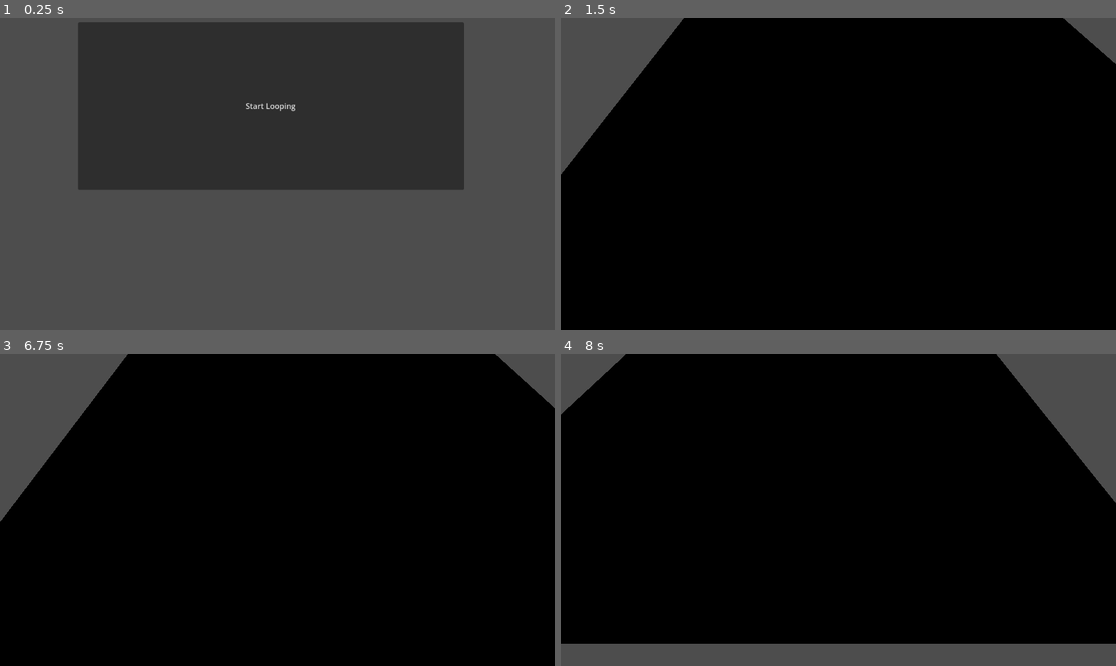
Above: before the commit, frames 1-4 (two rows, left to right).
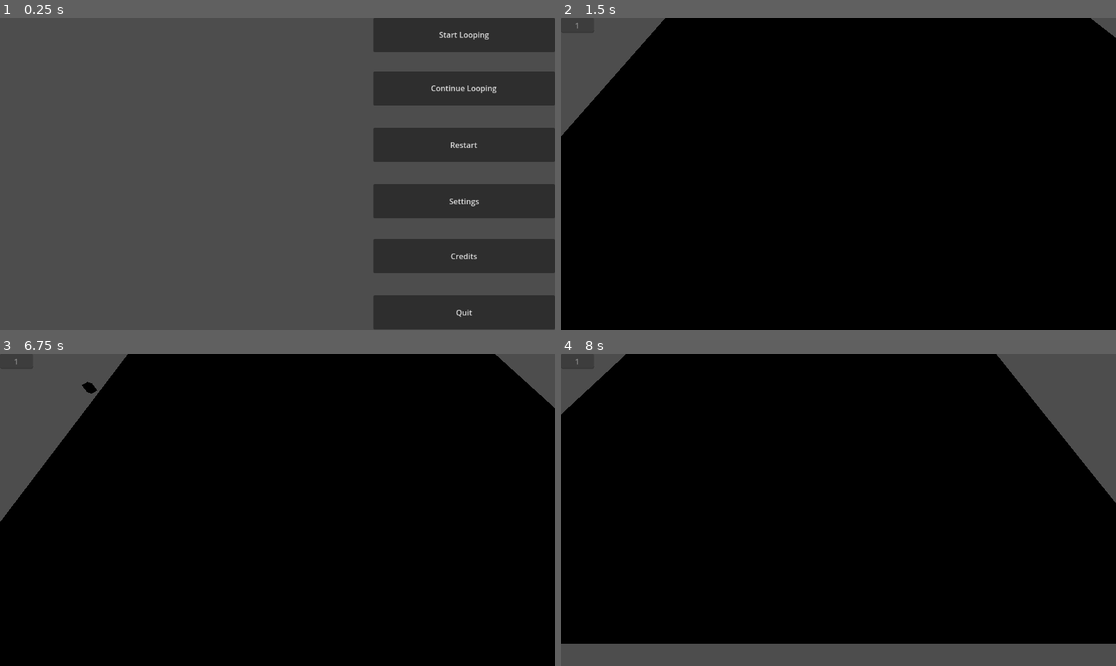
Above: after the commit, the same moments.

Repository: AlexTheAccount/Loop
Game: Godot game, scene res://PackedScenes/Main Menu.tscn
The game is run twice, just before and just after one commit, with the same random seed, the same clock (stepped at 60 frames per second) and the same inputs.
Inputs (mouse positions are in pixels of both pictures, inside the frame that each line leads up to):
- Up to frame 1 (0.25 s): no input
- Up to frame 2 (1.5 s): click (1027, 145) at 0.5 s, where only the run after the commit has a clickable "Restart"; click (832, 105) at 1.25 s, where only the run before the commit has a clickable "Start Looping"
- Up to frame 3 (6.75 s): tap Enter (ui_accept) at 2, 2.27, 3.02, 4.52, 5.27, 6.02 s; move the mouse to (399, 494) at 2.02 s; press the mouse at (399, 494) at 2.03 s; hold Right (ui_right) 2.03-2.78 s; move the mouse to (166, 525) at 2.77 s; release the mouse at (166, 525) at 2.78 s; hold Down (ui_down) 2.78-3.53 s; click (166, 525) at 2.85 s; move the mouse to (333, 441) at 3.52 s; press the mouse at (333, 441) at 3.53 s; hold Right (ui_right) 3.53-4.28 s; move the mouse to (249, 572) at 4.27 s; release the mouse at (249, 572) at 4.28 s; hold Up (ui_up) 4.28-5.03 s; click (249, 572) at 4.35 s; move the mouse to (444, 556) at 5.02 s; press the mouse at (444, 556) at 5.03 s; hold Left (ui_left) 5.03-6.53 s; move the mouse to (111, 463) at 5.77 s; release the mouse at (111, 463) at 5.78 s; click (111, 463) at 5.85 s; move the mouse to (305, 510) at 6.52 s; press the mouse at (305, 510) at 6.53 s; hold Down (ui_down) from 6.53 s (still down)
- Up to frame 4 (8 s): tap Enter (ui_accept) at 7.25, 7.52 s; move the mouse to (755, 432) at 7.27 s; release Down (ui_down) at 7.28 s; release the mouse at (755, 432) at 7.28 s; hold Right (ui_right) from 7.28 s (still down); click (755, 432) at 7.35 s

The runs differ from the first frame. In frame 1, 48% of the frame differs, in the area x 14-100%, y 0-100%; in frame 2, 2.6%; in frame 3, less than 0.1%; in frame 4, less than 0.1%.

Commit message:
added the rest of the menus to Main Menu

Diff:
--- a/PackedScenes/Enemy.tscn
+++ b/PackedScenes/Enemy.tscn
@@ -9,6 +9,8 @@
 [node name="Enemy" type="Node3D"]
 
 [node name="CharacterBody3D" type="CharacterBody3D" parent="." groups=["Enemies"]]
+collision_layer = 2
+collision_mask = 0
 script = ExtResource("1_byphh")
 
 [node name="CollisionShape3D" type="CollisionShape3D" parent="CharacterBody3D"]
--- a/PackedScenes/Main Menu.tscn
+++ b/PackedScenes/Main Menu.tscn
@@ -13,12 +13,93 @@
 script = ExtResource("1_cfhl4")
 
 [node name="Start" type="Button" parent="."]
-layout_mode = 0
-offset_left = 162.0
-offset_top = 9.0
-offset_right = 963.0
-offset_bottom = 357.0
+layout_mode = 1
+anchors_preset = -1
+anchor_left = 0.673
+anchor_right = 1.0
+anchor_bottom = 0.11
+offset_left = -0.296021
+offset_bottom = -0.280006
+grow_horizontal = 2
+grow_vertical = 0
 text = "Start Looping
 "
 
-[connection signal="pressed" from="Start" to="." method="_on_start_pressed"]
+[node name="Continue" type="Button" parent="."]
+layout_mode = 1
+anchors_preset = -1
+anchor_left = 0.673
+anchor_top = 0.171
+anchor_right = 1.0
+anchor_bottom = 0.281
+offset_left = -0.296021
+offset_top = 0.192001
+offset_bottom = -0.0880127
+grow_horizontal = 2
+grow_vertical = 0
+text = "Continue Looping
+"
+
+[node name="Restart" type="Button" parent="."]
+layout_mode = 1
+anchors_preset = -1
+anchor_left = 0.673
+anchor_top = 0.352
+anchor_right = 1.0
+anchor_bottom = 0.461
+offset_left = -0.296021
+offset_top = -0.0960236
+offset_bottom = 0.271973
+grow_horizontal = 2
+grow_vertical = 0
+text = "Restart"
+
+[node name="Settings" type="Button" parent="."]
+layout_mode = 1
+anchors_preset = -1
+anchor_left = 0.673
+anchor_top = 0.532
+anchor_right = 1.0
+anchor_bottom = 0.642
+offset_left = -0.296021
+offset_top = 0.264008
+offset_bottom = -0.0160217
+grow_horizontal = 2
+grow_vertical = 0
+text = "Settings"
+
+[node name="Credits" type="Button" parent="."]
+layout_mode = 1
+anchors_preset = -1
+anchor_left = 0.673
+anchor_top = 0.352
+anchor_right = 1.0
+anchor_bottom = 0.461
+offset_left = -0.296021
+offset_top = 230.904
+offset_bottom = 231.272
+grow_horizontal = 2
+grow_vertical = 0
+text = "Credits"
+
+[node name="Quit" type="Button" parent="."]
+layout_mode = 1
+anchors_preset = -1
+anchor_left = 0.673
+anchor_top = 0.532
+anchor_right = 1.0
+anchor_bottom = 0.642
+offset_left = -0.296021
+offset_top = 231.264
+offset_bottom = 230.984
+grow_horizontal = 2
+grow_vertical = 0
+text = "Quit
+"
+
+[connection signal="button_up" from="Start" to="." method="_on_start_button_up"]
+[connection signal="button_up" from="Continue" to="." method="_on_continue_button_up"]
+[connection signal="button_up" from="Restart" to="." method="_on_restart_button_up"]
+[connection signal="button_up" from="Settings" to="." method="_on_settings_button_up"]
+[connection signal="button_up" from="Credits" to="." method="_on_credits_button_up"]
+[connection signal="button_up" from="Quit" to="." method="_on_quit_button_up"]
--- a/PackedScenes/Pellet.tscn
+++ b/PackedScenes/Pellet.tscn
@@ -7,8 +7,11 @@
 [sub_resource type="BoxMesh" id="BoxMesh_d5ute"]
 
 [node name="Pellet" type="Node3D"]
+transform = Transform3D(0.3, 0, 0, 0, 0.3, 0, 0, 0, 0.3, 0, 0, 0)
 
 [node name="Area3D" type="Area3D" parent="." groups=["Pellets"]]
+collision_layer = 0
+collision_mask = 2
 script = ExtResource("1_ech5i")
 
 [node name="CollisionShape3D" type="CollisionShape3D" parent="Area3D"]
--- a/PackedScenes/Player.tscn
+++ b/PackedScenes/Player.tscn
@@ -1,6 +1,7 @@
-[gd_scene load_steps=5 format=3 uid="uid://ntp657mu5don"]
+[gd_scene load_steps=6 format=3 uid="uid://ntp657mu5don"]
 
 [ext_resource type="Script" uid="uid://bylp4cxnnl3xt" path="res://Scripts/PlayerBody.gd" id="1_m6ro6"]
+[ext_resource type="PackedScene" uid="uid://b0qw62wntixs5" path="res://PackedScenes/PlayerUI.tscn" id="2_7mclc"]
 
 [sub_resource type="BoxShape3D" id="BoxShape3D_0rwas"]
 
@@ -12,6 +13,7 @@
 [node name="Player" type="Node3D"]
 
 [node name="CharacterBody3D" type="CharacterBody3D" parent="."]
+collision_layer = 0
 script = ExtResource("1_m6ro6")
 
 [node name="CollisionShape3D" type="CollisionShape3D" parent="CharacterBody3D"]
@@ -31,3 +33,14 @@
 [node name="CollisionShape3D" type="CollisionShape3D" parent="CharacterBody3D/MouseArea3D"]
 transform = Transform3D(1, 0, 0, 0, 1, 0, 0, 0, 1, 0, -2.04117, 0)
 shape = SubResource("BoxShape3D_m6ro6")
+
+[node name="PlayerArea3D" type="Area3D" parent="CharacterBody3D"]
+collision_layer = 0
+collision_mask = 2
+
+[node name="CollisionShape3D" type="CollisionShape3D" parent="CharacterBody3D/PlayerArea3D"]
+shape = SubResource("BoxShape3D_0rwas")
+
+[node name="PlayerUI" parent="CharacterBody3D" instance=ExtResource("2_7mclc")]
+
+[connection signal="body_entered" from="CharacterBody3D/PlayerArea3D" to="CharacterBody3D" method="_on_player_area_3d_body_entered"]
--- /dev/null
+++ b/PackedScenes/PlayerUI.tscn
@@ -0,0 +1,17 @@
+[gd_scene format=3 uid="uid://b0qw62wntixs5"]
+
+[node name="PlayerUI" type="Control"]
+layout_mode = 3
+anchors_preset = 15
+anchor_right = 1.0
+anchor_bottom = 1.0
+grow_horizontal = 2
+grow_vertical = 2
+
+[node name="LineEdit" type="LineEdit" parent="."]
+layout_mode = 0
+offset_right = 68.5625
+offset_bottom = 31.0
+text = "1"
+alignment = 1
+editable = false
--- a/Scripts/EnemyBody.gd
+++ b/Scripts/EnemyBody.gd
@@ -1,7 +1,7 @@
 extends CharacterBody3D
 
 
-const SPEED = 5.0
+const SPEED = 0.5
 const JUMP_VELOCITY = 4.5
 
 var player
@@ -10,6 +10,10 @@
 	player = get_parent().get_parent().get_node("Player").get_child(0)
 
 func _process(delta):
-	var direction = (player.position - position).normalized()
+	look_at(player.global_position)
+	rotation.x = 0
+	rotation.z = 0
+
+	var direction = (player.global_position - global_position)
 	velocity = direction * SPEED
 	move_and_slide()
--- /dev/null
+++ b/Scripts/GlobalData.gd
@@ -0,0 +1,3 @@
+extends Node
+
+var loopNum = 0
--- a/Scripts/MMControl.gd
+++ b/Scripts/MMControl.gd
@@ -1,12 +1,25 @@
 extends Control
 
-var levelLoad = load("res://PackedScenes/Level.tscn")
+var levelLoad = load("uid://d1kdwsejf8x15")
 
 var startNode
+var continueNode
+var restartNode
+var settingsNode
+var creditsNode
+var quitNode
 
 # Called when the node enters the scene tree for the first time.
 func _ready() -> void:
-	startNode = get_node("Start");
+	startNode = get_node("Start")
+	continueNode = get_node("Continue")
+	restartNode = get_node("Restart")
+	settingsNode = get_node("Settings")
+	creditsNode = get_node("Credits")
+	quitNode = get_node("Quit")
+
+	if GlobalData.loopNum > 0:
+		startNode.disabled = true
 	pass # Replace with function body.
 
 
@@ -14,8 +27,45 @@
 func _process(delta: float) -> void:
 	pass
 
-func _on_start_pressed() -> void:
-	startNode.visible = false;
+func ToggleAll():
+	startNode.visible = not startNode.visible
+	continueNode.visible = not continueNode.visible
+	restartNode.visible = not restartNode.visible
+	settingsNode.visible = not settingsNode.visible
+	creditsNode.visible = not creditsNode.visible
+	quitNode.visible = not quitNode.visible
+
+func _on_start_button_up() -> void:
+	GlobalData.loopNum == 1
+	ToggleAll()
 	var addedLevel = levelLoad.instantiate()
 	add_child(addedLevel)
 	pass # Replace with function body.
+
+func _on_continue_button_up() -> void:
+	GlobalData.loopNum += 1
+	ToggleAll()
+	var addedLevel = levelLoad.instantiate()
+	add_child(addedLevel)
+	pass # Replace with function body.
+
+
+func _on_restart_button_up() -> void:
+	GlobalData.loopNum == 1
+	ToggleAll()
+	var addedLevel = levelLoad.instantiate()
+	add_child(addedLevel)
+	pass # Replace with function body.
+
+
+func _on_settings_button_up() -> void:
+	pass # Replace with function body.
+
+
+func _on_credits_button_up() -> void:
+	pass # Replace with function body.
+
+
+func _on_quit_button_up() -> void:
+	get_tree().quit()
+	pass # Replace with function body.
--- a/Scripts/PelletArea.gd
+++ b/Scripts/PelletArea.gd
@@ -1,6 +1,7 @@
 extends Area3D
 
 var speed = 50
+var qTimer = 0
 
 # Called when the node enters the scene tree for the first time.
 func _ready() -> void:
@@ -10,11 +11,15 @@
 # Called every frame. 'delta' is the elapsed time since the previous frame.
 func _process(delta: float) -> void:
 	position.z -= speed * delta
+
+	qTimer += delta
+	if qTimer > 3:
+		get_parent().queue_free()
 	pass
 
 
 func _on_body_entered(body: Node3D) -> void:
 	if body.is_in_group("Enemies"):
-		body.queue_free()
-		queue_free()
+		body.get_parent().queue_free()
+		get_parent().queue_free()
 	pass # Replace with function body.
--- a/Scripts/PlayerBody.gd
+++ b/Scripts/PlayerBody.gd
@@ -3,12 +3,14 @@
 const SPEED = 5.0
 const JUMP_VELOCITY = 4.5
 
-var pelletLoad = load("res://PackedScenes/Pellet.tscn")
+var pelletLoad = load("uid://6p3xnxkixoqb")
 
+var mainMenuNode
 var camera
 var playerShape
 
 func _ready():
+	mainMenuNode = get_tree().root.get_node("Main Menu")
 	playerShape = get_node("CollisionShape3D")
 	camera = get_node("Camera3D")
 
@@ -64,3 +66,10 @@
 		playerShape.look_at(intersection.position)
 		playerShape.rotation.x = 0
 		playerShape.rotation.z = 0
+
+
+func _on_player_area_3d_body_entered(body: Node3D) -> void:
+	if body.is_in_group("Enemies"):
+		mainMenuNode.ToggleAll()
+		get_parent().get_parent().queue_free()
+	pass # Replace with function body.
--- a/project.godot
+++ b/project.godot
@@ -14,6 +14,10 @@
 run/main_scene="uid://bbhj3h2yk0661"
 config/features=PackedStringArray("4.4", "Forward Plus")
 config/icon="res://icon.svg"
+
+[autoload]
+
+GlobalData="*res://Scripts/GlobalData.gd"
 
 [input]
 
Not shown, added: Scripts/GlobalData.gd.uid
